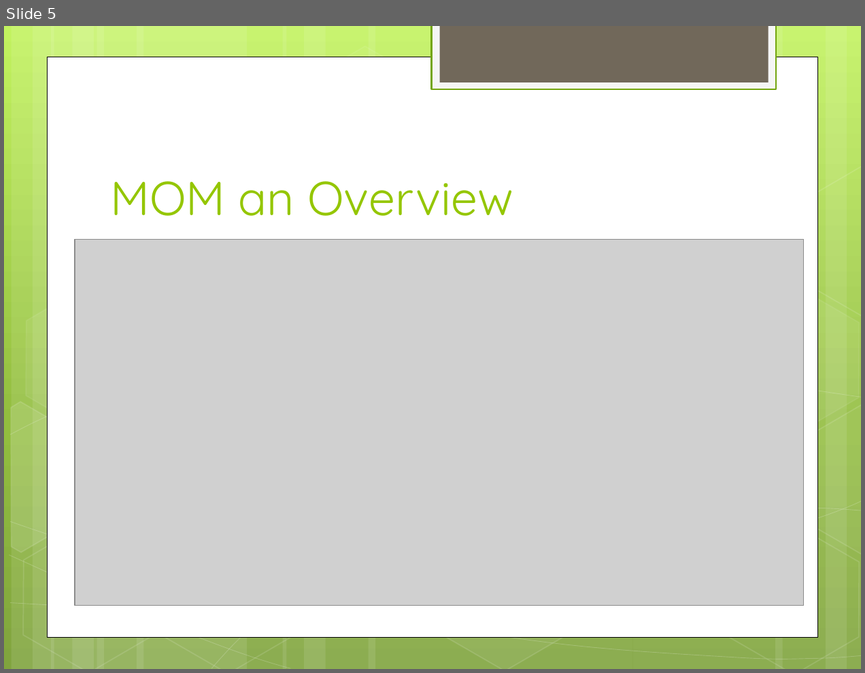
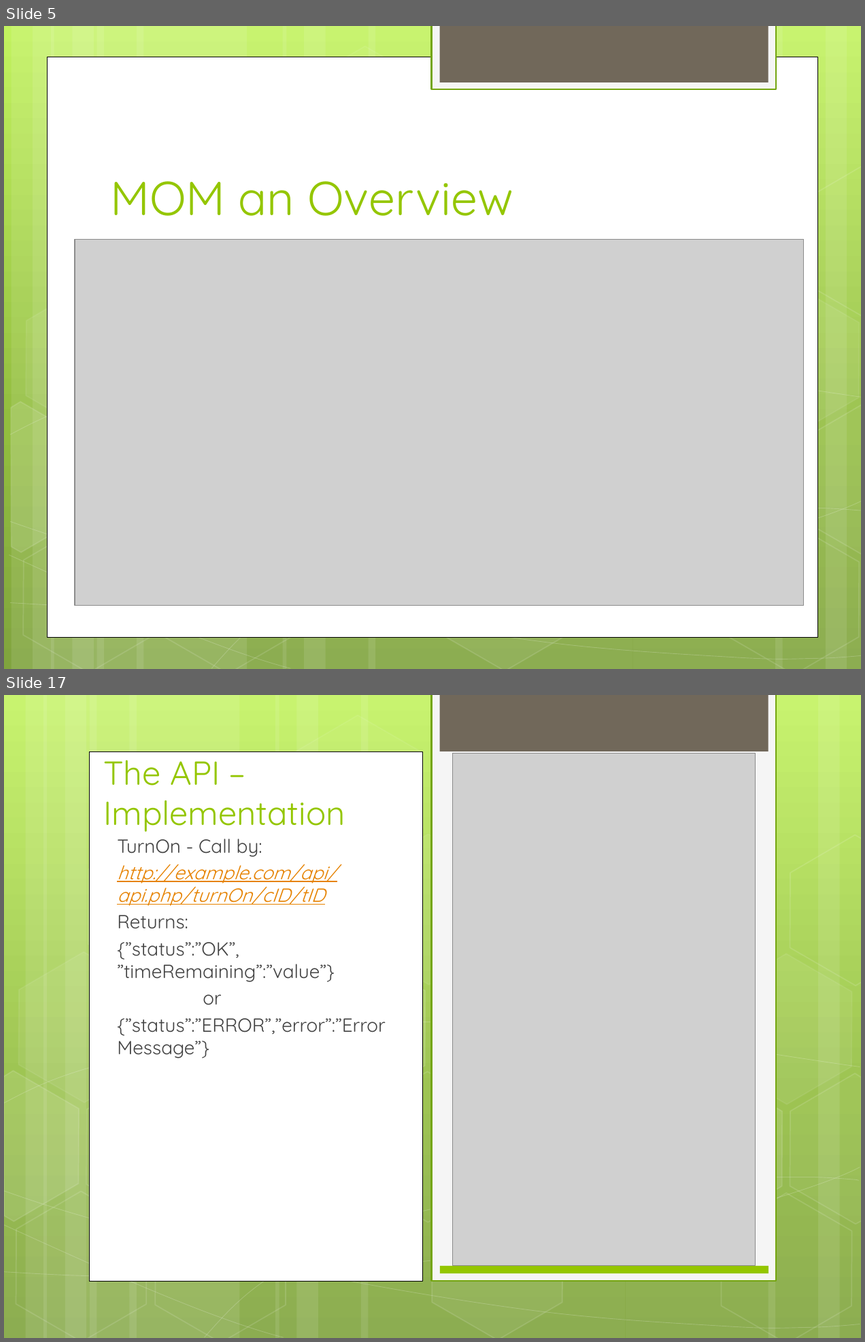
Before and after one commit to Zucka/MOM, a slide deck: other/Presentation-Lars.pptx. Shown one above the other, each under a label of ours: slide 5 before the commit, slides 5 and 17 after it; the slides between them are not shown. The pictures are 865x673 and 865x1342 pixels, drawn with LibreOffice and Linux fonts; fonts in the diff are those of the drawing; grey boxes stand for pictures. Boxes give left, top, right and bottom in pixels: in the first picture for what was removed or moved away, otherwise in the second. Text is boxed around its words. In the diff, an @@ line names an element or a change of style, - is before the commit and + after.

```diff
--- a/other/Presentation-Lars.pptx
+++ b/other/Presentation-Lars.pptx
@@ slide 17 added at <box>4,695,861,1338</box>, background gradient #C3F35F to #93BF3F to #81A53E; not listed: 1 template element that a slide beside it also shows @@
@@ rectangle added at <box>432,695,776,1281</box>, fill #F5F5F5, outline #74A510 1.25 pt @@
@@ rectangle added at <box>89,751,423,1281</box>, fill #FFFFFF, outline #000000 0.25 pt @@
@@ title added at <box>103,751,345,832</box>, 28 pt, text #94C600 @@
+The API – Implementation
@@ picture added at <box>453,753,755,1266</box> @@
@@ group added at <box>4,695,861,1338</box>: 13 hexagons, 12 rectangles, 8 freeform shapes @@
@@ text added at <box>117,838,385,1058</box>, 16 pt, text #424242 @@
+TurnOn - Call by:
+http://example.com/api/api.php/turnOn/cID/tID
+Returns:
+{”status”:”OK”, ”timeRemaining”:”value”}
+or
+{”status”:”ERROR”,”error”:”Error Message”}
@@ rectangle added at <box>440,1266,768,1273</box>, fill #94C600 @@
```
Also in this commit, not shown: 16 other slides added, 3 other files.
